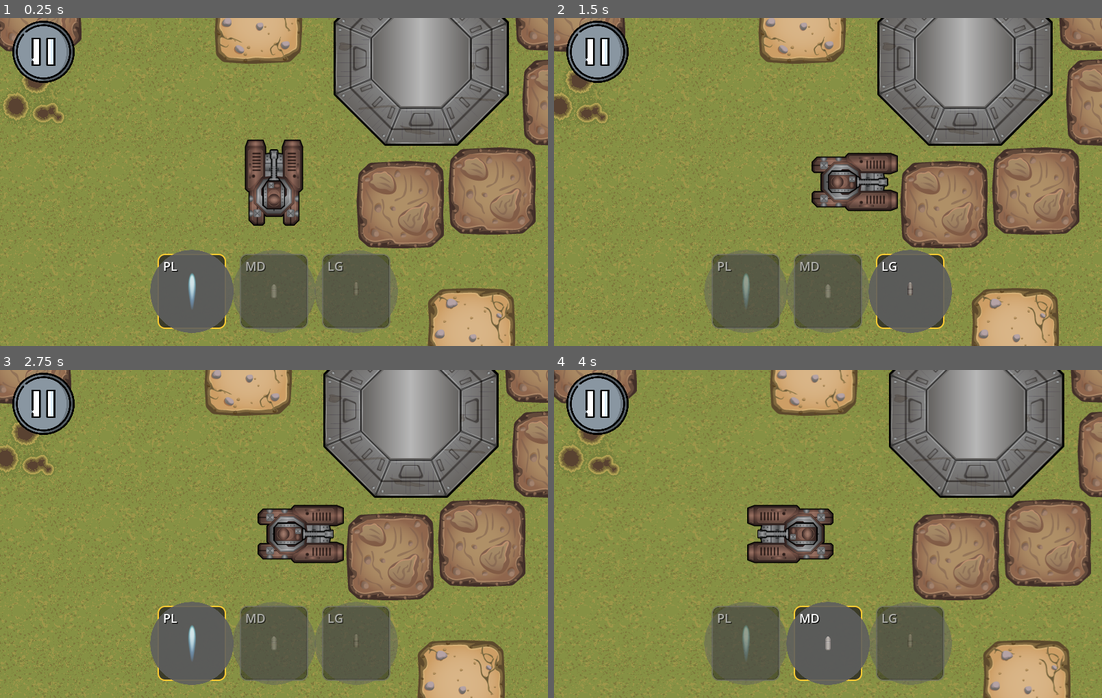
Above: before the commit, frames 1-4 (two rows, left to right).
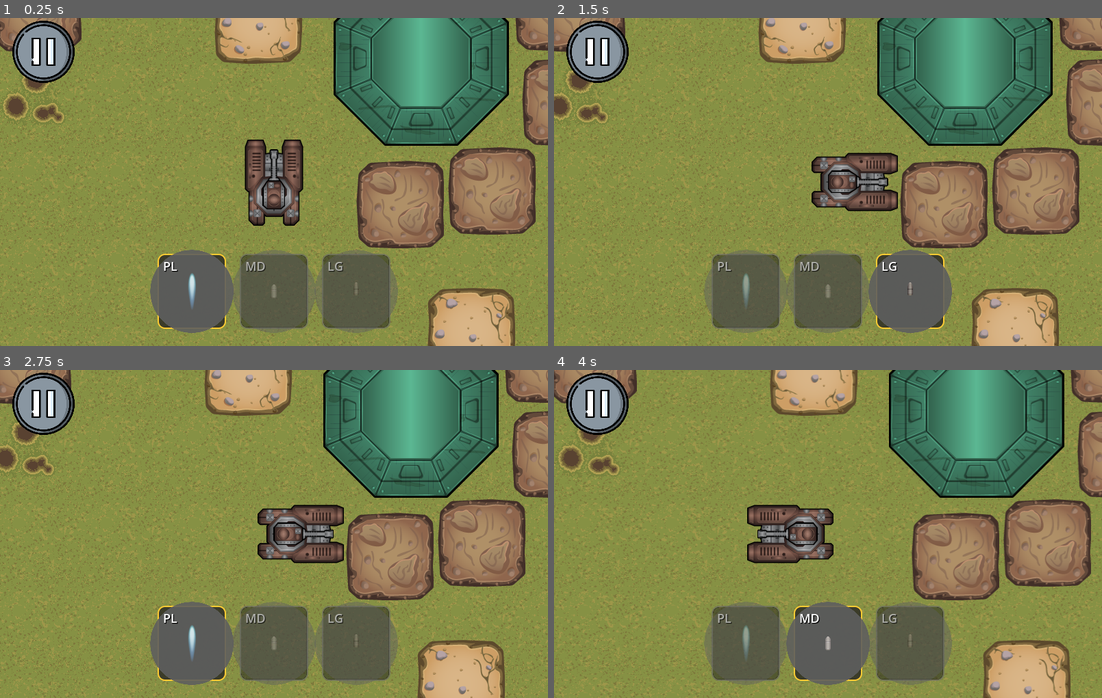
Above: after the commit, the same moments.

Repository: top-it-090304/Selyavi
Game: Godot game, scene res://scenes/Field.tscn
Two runs of this game, one before a commit and one after it. Both use one fixed random seed, a clock stepped at 60 frames per second and the inputs below.
Inputs (mouse positions are in pixels of both pictures, inside the frame that each line leads up to):
- Up to frame 1 (0.25 s): no input
- Up to frame 2 (1.5 s): tap Enter at 0.5 s; move the mouse to (948, 165) at 0.52 s; hold D (move_right) 0.53-1.25 s; tap 1 (light_bullet) at 0.6 s; click (948, 165) at 0.67 s; drag from (718, 198) to (965, 57) at 1.27 s
- Up to frame 3 (2.75 s): tap Space at 2 s; move the mouse to (328, 461) at 2.02 s; hold D (move_right) from 2.03 s (still down); tap 3 (plasma) at 2.1 s
- Up to frame 4 (4 s): release D (move_right) at 2.75 s; tap Enter at 2.75 s; drag from (800, 599) to (663, 484) at 2.77 s; tap Space at 3.5 s; move the mouse to (992, 583) at 3.52 s; hold A (move_left) from 3.53 s (still down); tap 2 (medium_bullet) at 3.6 s

The runs differ from the first frame. In frame 1, 10% of the frame differs, in the area x 61-93%, y 0-39%; in frame 2, 10%; in frame 3, 10%; in frame 4, 11%.

Commit message:
color shades have been added to the enemy and player bases

Diff:
--- a/scripts/Base.gd
+++ b/scripts/Base.gd
@@ -26,6 +26,8 @@
 	area_entered.connect(_on_bullet_entered)
 	_enemy_scene = load("res://scenes/Tank/Enemy.tscn")
 	_enemy_position = get_node_or_null("EnemyPosition")
+
+	_setup_base_appearance()
 
 	_spawn_timer = Timer.new()
 	_spawn_timer.wait_time = 0.1
@@ -81,6 +83,16 @@
 		if player.has_method("take_heal"):
 			player.take_heal(_heal_amount)
 
+func _setup_base_appearance():
+	var sprite = get_node_or_null("Sprite2D")
+	if sprite != null:
+		if type_base == TypeBase.ENEMY:
+			# Вражеская база - красная
+			sprite.modulate = Color(1.0, 0.4, 0.4)
+		else:
+			# База игрока - сине-зеленая
+			sprite.modulate = Color(0.5, 1.0, 0.8)
+
 func take_damage(amount: int):
 	_hp -= amount
 	_update_damage_visuals()
@@ -88,16 +100,19 @@
 		_destroy()
 
 func _update_damage_visuals():
-	# Эффект мигания при попадании (без дыма)
-	var tween = create_tween()
-	# Пытаемся мигнуть спрайтом (обычно у базы есть Sprite2D)
+	# Эффект мигания при попадании
 	var sprite = get_node_or_null("Sprite2D")
 	if sprite == null:
-		# Если нет Sprite2D, мигаем всем Area2D (может повлиять на дочерние)
 		sprite = self
 
+	# Определяем целевой цвет в зависимости от типа базы
+	var target_color = Color(1.0, 0.4, 0.4) if type_base == TypeBase.ENEMY else Color(0.5, 1.0, 0.8)
+
+	var tween = create_tween()
+	# Вспышка (белый/яркий)
 	tween.tween_property(sprite, "modulate", Color(5, 5, 5), 0.05)
-	tween.tween_property(sprite, "modulate", Color(1, 1, 1), 0.05)
+	# Возврат к исходному цвету базы, а не к чисто белому
+	tween.tween_property(sprite, "modulate", target_color, 0.05)
 
 func destroy():
 	_destroy()
--- a/scripts/Field.gd
+++ b/scripts/Field.gd
@@ -37,6 +37,12 @@
 func _on_base_destroyed(type: int):
 	# type == 0 (PLAYER), type == 1 (ENEMY) в соответствии с enum TypeBase в Base.gd
 	var is_victory = (type == 1) # Уничтожена вражеская база
+
+	if is_victory:
+		var player = get_node_or_null("PlayerTank")
+		if player and player.has_method("add_money"):
+			player.add_money(200)
+
 	var reason = "Вы захватили базу противника" if is_victory else "Ваша база была уничтожена"
 	_show_game_over_screen(is_victory, reason)
 
